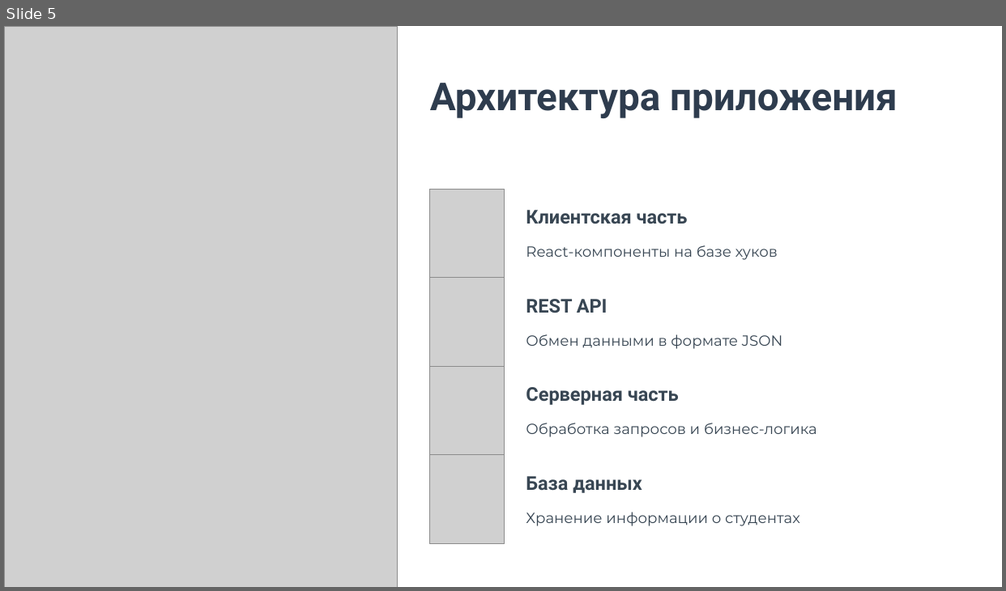
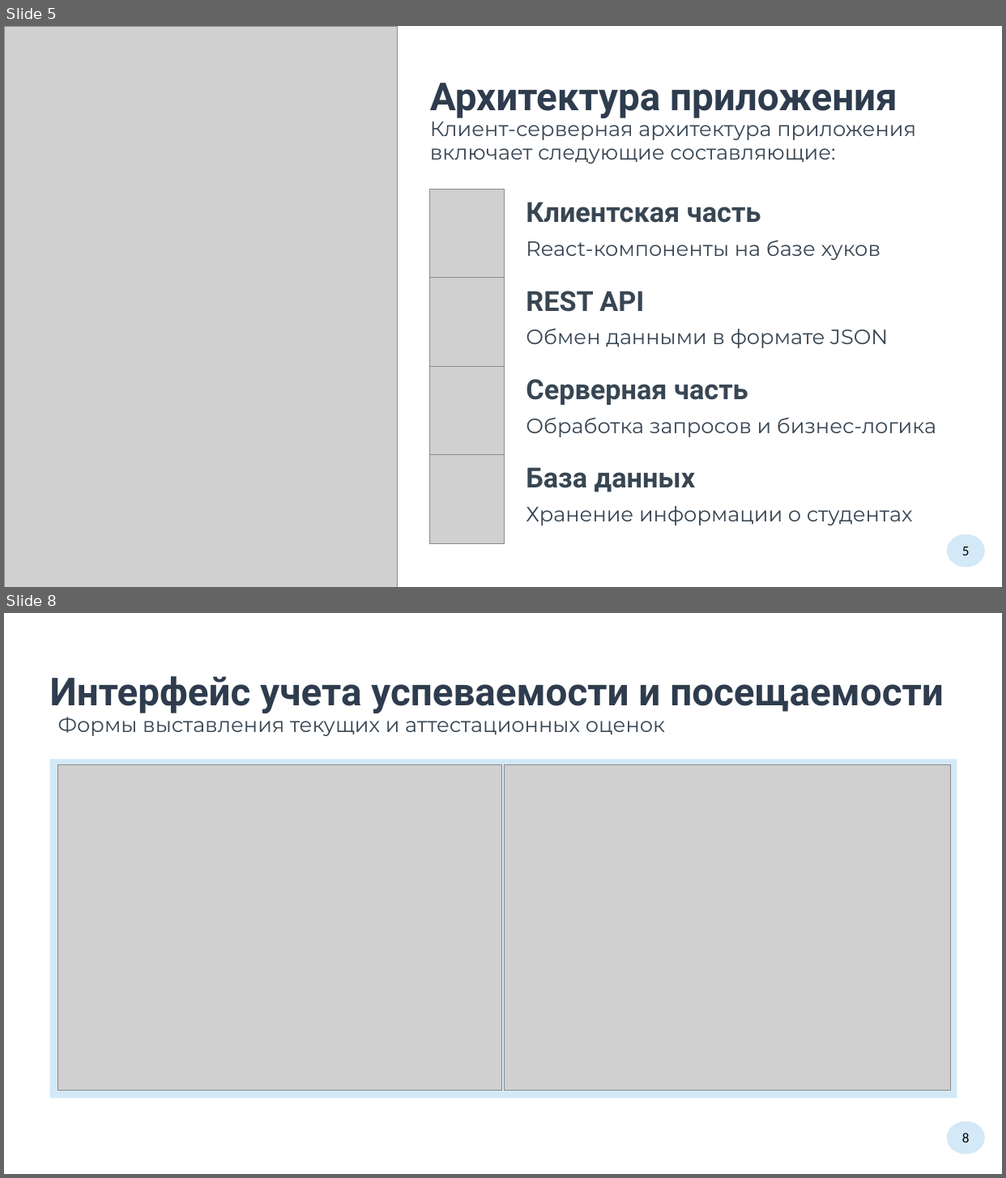
Before and after one commit to dizmortus/PerformanceAccounting, a slide deck: файлы/Высоцкий.pptx. Shown one above the other, each under a label of ours: slide 5 before the commit, slides 5 and 8 after it; the slides between them are not shown. The pictures are 1006x591 and 1006x1178 pixels, drawn with LibreOffice and Linux fonts; fonts in the diff are those of the drawing; grey boxes stand for pictures; background and template pictures are left out. Boxes give left, top, right and bottom in pixels: in the first picture for what was removed or moved away, otherwise in the second. Text is boxed around its words. In the diff, an @@ line names an element or a change of style, - is before the commit and + after.

```diff
--- a/файлы/Высоцкий.pptx
+++ b/файлы/Высоцкий.pptx
@@ slide 8 added at <box>4,613,1002,1174</box>, background picture (left out) @@
@@ text added at <box>50,676,943,713</box>, 44.5 pt, text #2E3C4E, bold @@
+Интерфейс учета успеваемости и посещаемости
@@ text added at <box>58,712,665,736</box>, 24 pt, text #384653 @@
+Формы выставления текущих и аттестационных оценок
@@ rectangle added at <box>49,759,957,1098</box>, fill #D4E9F7 @@
@@ picture added at <box>58,764,501,1090</box> @@
@@ picture added at <box>505,764,950,1090</box> @@
@@ ellipse added at <box>947,1122,985,1154</box>, fill #D4E9F7, 16 pt, text #000000 @@
+8
@@ rectangle added at <box>863,1131,995,1167</box>, fill #FFFFFF, outline #FFFFFF 1 pt @@
@@ slide 5 changed as well @@
@@ text added at <box>430,116,916,164</box>, 24 pt, text #384653 @@
+Клиент-серверная архитектура приложения
+включает следующие составляющие:
@@ size 22 to 32 pt in 4 elements at <box>526,202,761,223</box>, <box>526,291,644,312</box>, <box>526,379,748,405</box>, <box>526,467,696,493</box> @@
@@ size 17 to 24 pt in 4 elements at <box>526,240,880,260</box>, <box>526,328,888,348</box>, <box>526,417,936,437</box>, <box>526,506,913,526</box> @@
@@ ellipse added at <box>947,535,985,567</box>, fill #D4E9F7, 16 pt, text #000000 @@
+5
```
Also in this commit, not shown: 6 other slides changed, 2 other slides added, 2 slides removed, 6 other files.
